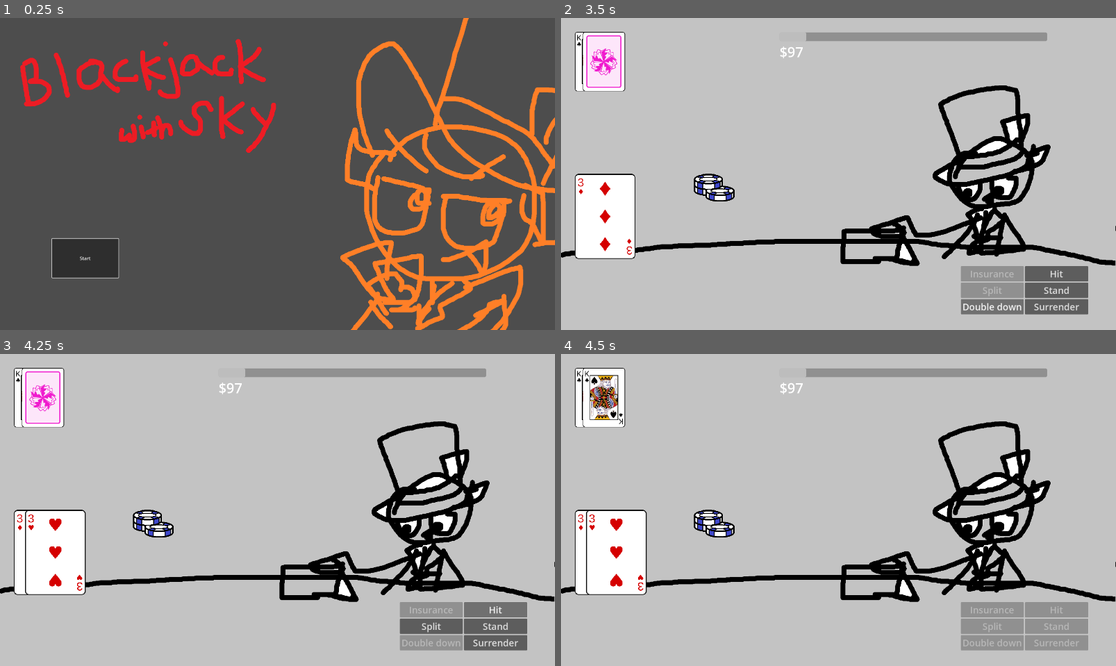
Above: before the commit, frames 1-4 (two rows, left to right).
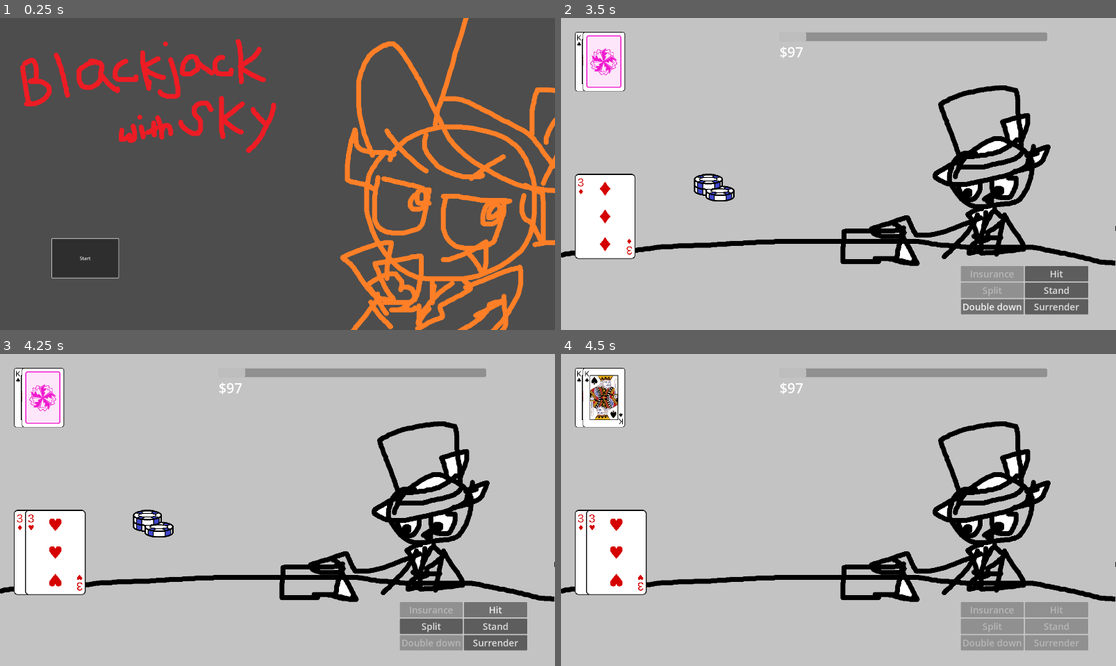
Above: after the commit, the same moments.

Repository: Tofutush/blackjack-with-sky
Game: Godot game, scene res://scenes/Start/Start.tscn
Same seed, same stepped clock (60 frames per second), same inputs: the game is played once before the commit and once after it.
Inputs:
- Up to frame 1 (0.25 s): no input
- Up to frame 2 (3.5 s): click "Start" at 0.5 s; click "Start!" at 1.25 s; click "Split" at 2 s; click "Double down" at 2.75 s
- Up to frame 3 (4.25 s): click "Hit" at 3.5 s
- Up to frame 4 (4.5 s): click "Stand" at 4.25 s

Frames 1-3 are identical in both runs. In frame 4, 0.5% of the frame differs, in the area x 23-32%, y 49-59%.

Commit message:
change chip number

Diff:
--- a/scenes/Chips/chips.gd
+++ b/scenes/Chips/chips.gd
@@ -36,6 +36,12 @@
 func doubleChips() -> void:
 	for key in dict:
 		dict[key] *= 2
+	showChips()
+
+## triple value of current chips, and show
+func tripleChips() -> void:
+	for key in dict:
+		dict[key] *= 3
 	showChips()
 
 # TODO: currently adding more chips (double down only) will push the bottom down instead of highering — fix that
--- a/scenes/Main/main.gd
+++ b/scenes/Main/main.gd
@@ -35,12 +35,14 @@
 
 ## this is the TRUE endGame, when all hands have been played
 func endGame() -> void:
+	print('end game')
 	# check insurance on game end bc it carries out regardless of outcome of main game
 	if insuring:
 		# the dealer would not draw any more cards had they natural bj, so it's safe to call this
 		if dealerHand.isNaturalBlackjack():
 			print('insure bet won')
 			GameManager.changeMoney(insuranceBet * 3)
+			$InsuranceChips.tripleChips()
 	$PlayerButtons.disableButtons()
 	if dealerHand.isBusted():
 		print('dealer over, so all your hands that have not busted will win')
@@ -60,8 +62,10 @@
 						print('hand ' + str(i + 1) + ' push')
 					1:
 						GameManager.changeMoney(bet * 2)
+						playerChipDisplays[i].doubleChips()
 						print('hand ' + str(i + 1) + ' win')
 					-1:
+						playerChipDisplays[i].clearChips()
 						print('hand ' + str(i + 1) + ' lose')
 					_:
 						push_error('somehow result is ' + str(result))
@@ -250,6 +254,7 @@
 	$DealerDeckDisplay.turnLastBackCard()
 	if !playerHands.all(func(hand: Deck): hand.isBusted()):
 		# dealer don't draw if all hands bust
+		print('dealer drawing')
 		while not dealerHand.isEndForDealer():
 			dealerHand.addCard(mainDeck.drawRandom())
 	endGame()
